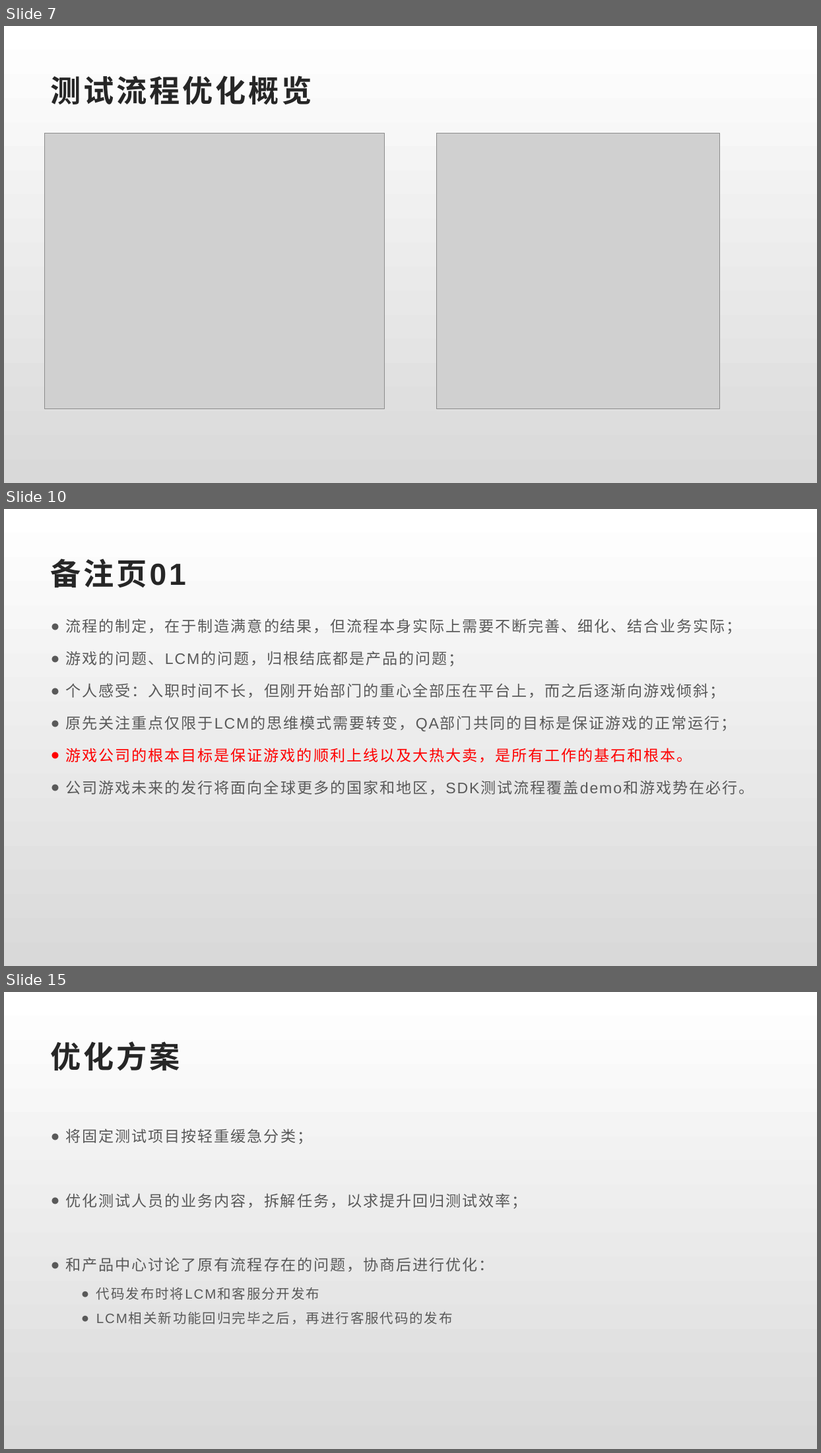
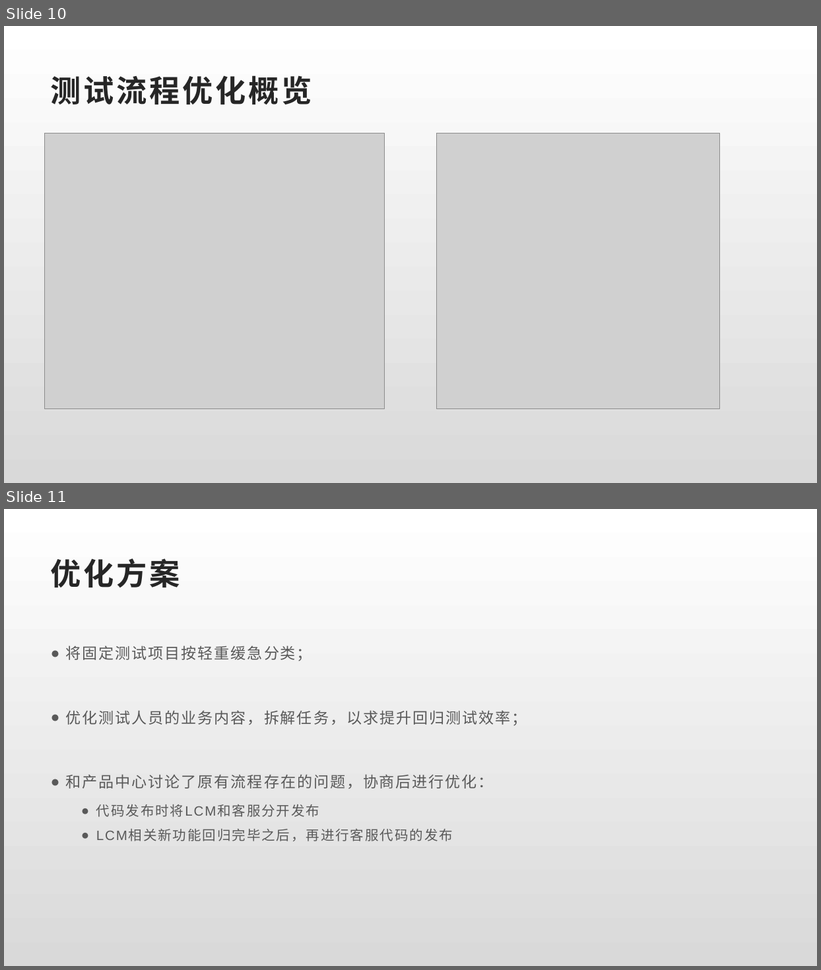
Before and after one commit to Rexixe1993/JavaScriptLesson, a slide deck: 全球版灌篮OBT复盘总结.pptx. Shown one above the other, each under a label of ours: slides 7, 10 and 15 before the commit, slides 10 and 11 after it; the slides between them are not shown. The pictures are 821x1453 and 821x970 pixels, drawn with LibreOffice and Linux fonts; fonts in the diff are those of the drawing; grey boxes stand for pictures. Boxes give left, top, right and bottom in pixels: in the first picture for what was removed or moved away, otherwise in the second. Text is boxed around its words. In the diff, an @@ line names an element or a change of style, - is before the commit and + after.

```diff
--- a/全球版灌篮OBT复盘总结.pptx
+++ b/全球版灌篮OBT复盘总结.pptx
@@ slide 10 removed at (x1=4, y1=509, x2=817, y2=966), background gradient #FFFFFF to #D9D9D9 @@
@@ title removed at (x1=51, y1=559, x2=186, y2=588) @@
-备注页01
@@ text removed at (x1=66, y1=619, x2=754, y2=795) @@
-● 流程的制定，在于制造满意的结果，但流程本身实际上需要不断完善、细化、结合业务实际；
-● 游戏的问题、LCM的问题，归根结底都是产品的问题；
-● 个人感受：入职时间不长，但刚开始部门的重心全部压在平台上，而之后逐渐向游戏倾斜；
-● 原先关注重点仅限于LCM的思维模式需要转变，QA部门共同的目标是保证游戏的正常运行；
-● 游戏公司的根本目标是保证游戏的顺利上线以及大热大卖，是所有工作的基石和根本。
-● 公司游戏未来的发行将面向全球更多的国家和地区，SDK测试流程覆盖demo和游戏势在必行。
@@ what was slide 7 is now slide 10 @@
@@ what was slide 15 is now slide 11 @@
```
Also in this commit, not shown: 6 slides changed, 2 slides added, 5 other slides removed.
